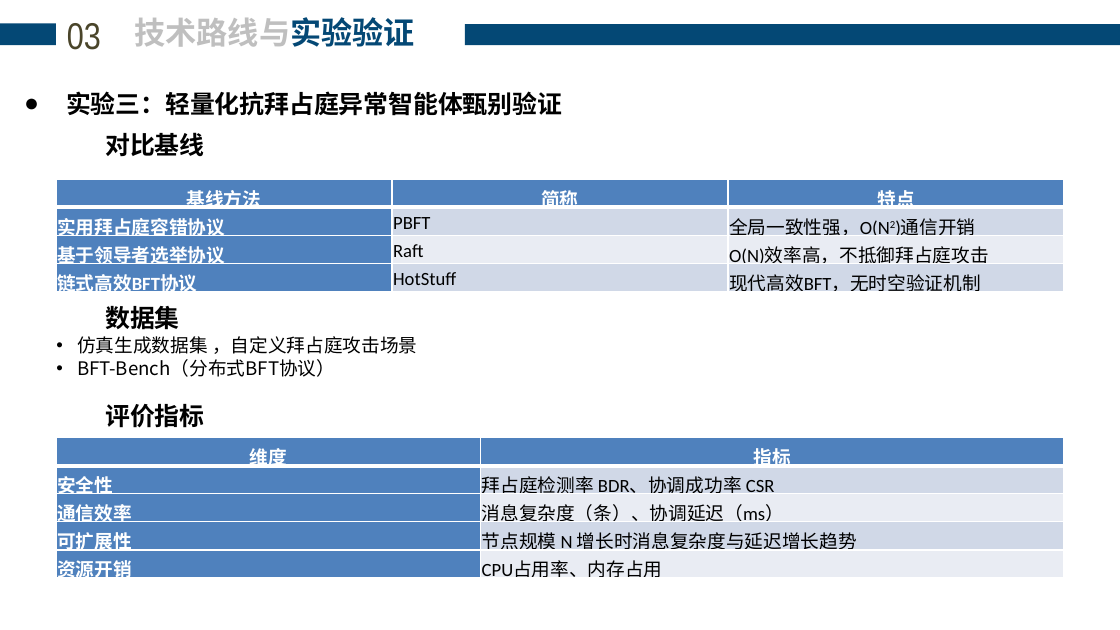
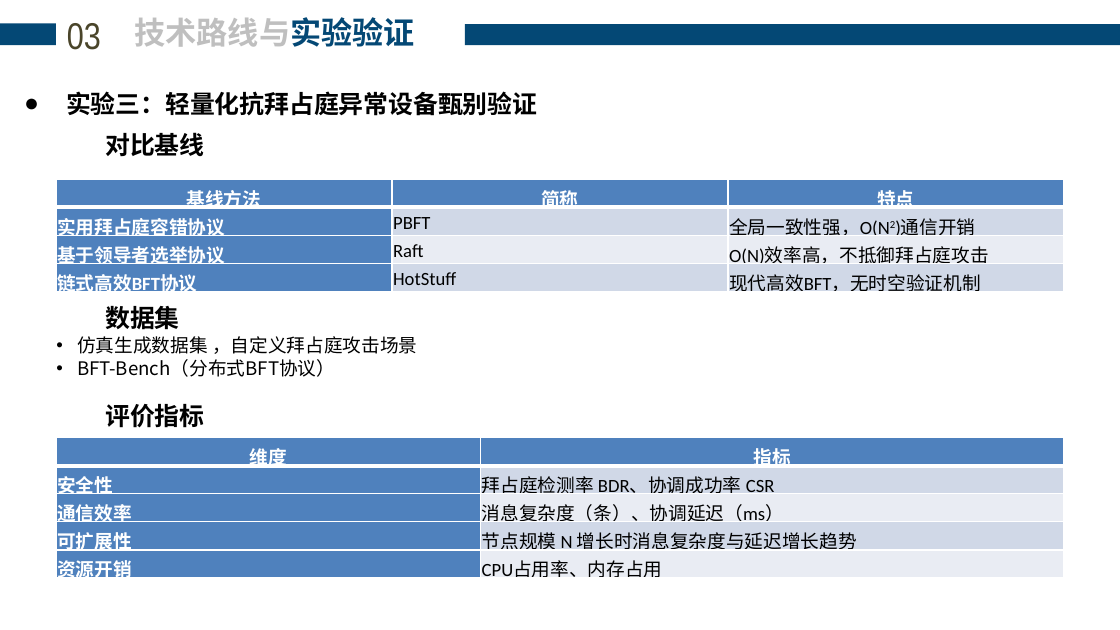
Before and after one commit to analyst2004lx/paper01, a slide deck: slide 23 of 开题报告/于琪-开题PPT(20260809) .pptx. Drawn at 1120x630 pixels with LibreOffice and Linux fonts; fonts in the diff are those of the drawing. Boxes give left, top, right and bottom in pixels: in the first picture for what was removed or moved away, otherwise in the second. Text is boxed around its words. In the diff, an @@ line names an element or a change of style, - is before the commit and + after.

```diff
--- a/开题报告/于琪-开题PPT(20260809) .pptx
+++ b/开题报告/于琪-开题PPT(20260809) .pptx
@@ text at (66, 91, 537, 116): text changed @@
-● 实验三：轻量化抗拜占庭异常智能体甄别验证
+● 实验三：轻量化抗拜占庭异常设备甄别验证
```
Also in this commit, not shown: 17 other slides changed, 1 slide added, 1 slide removed, 9 other files.
